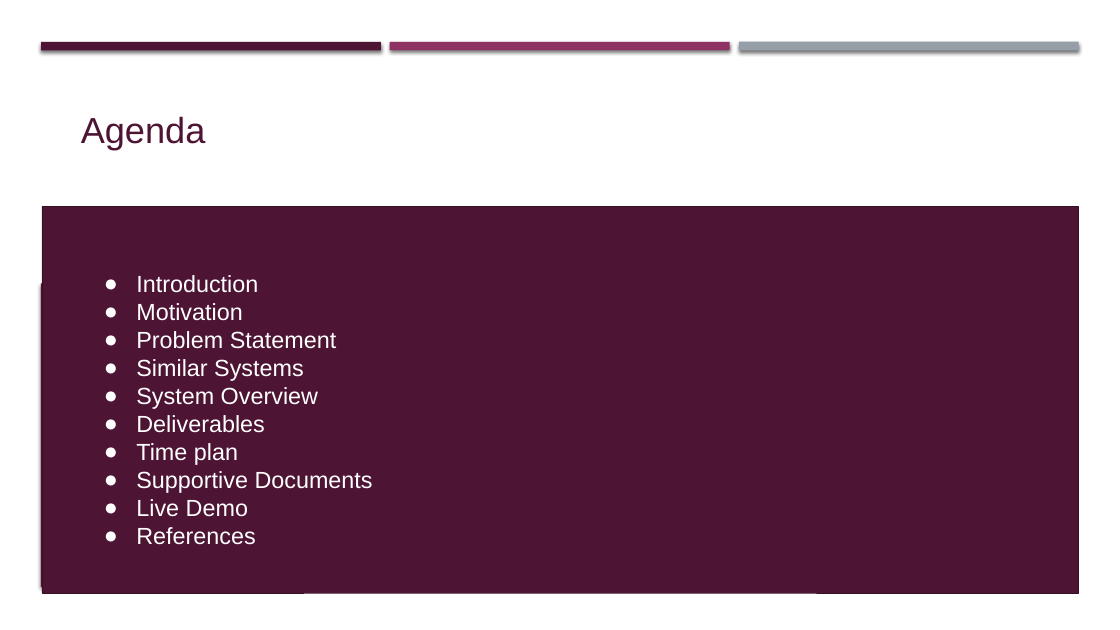
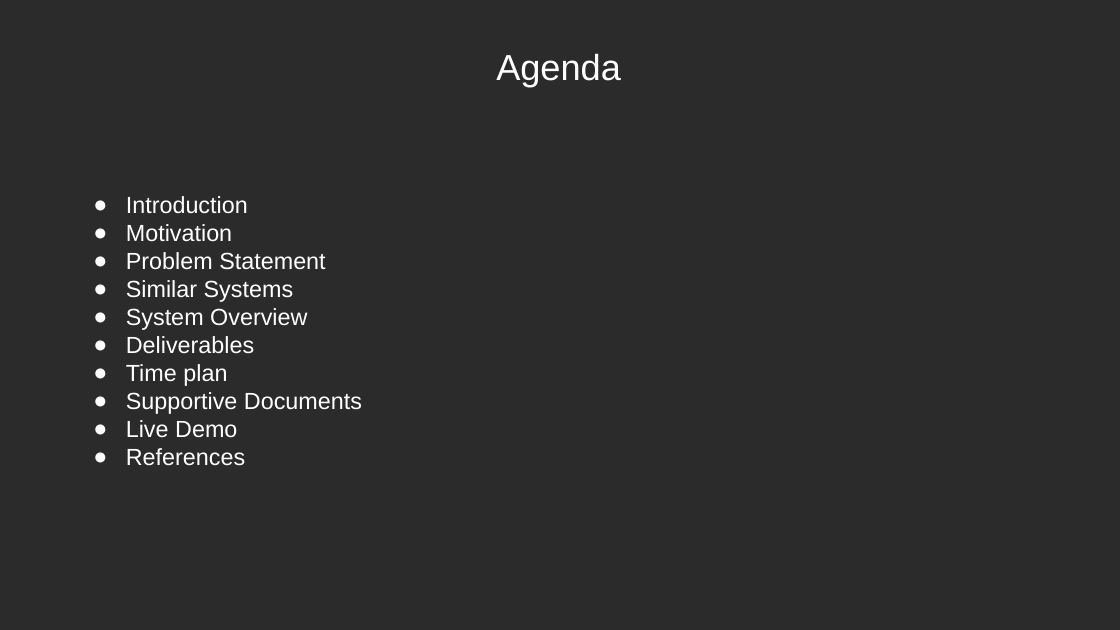
Before and after one commit to YoussifAssem/Genatac, a slide deck: slide 2 of E-Genetics/Proposal/genetics(2).pptx. Drawn at 1120x630 pixels with LibreOffice and Linux fonts; fonts in the diff are those of the drawing; background and template pictures are left out; a plain dark background stands for a picture behind light text. Boxes give left, top, right and bottom in pixels: in the first picture for what was removed or moved away, otherwise in the second. Text is boxed around its words. In the diff, an @@ line names an element or a change of style, - is before the commit and + after.

```diff
--- a/E-Genetics/Proposal/genetics(2).pptx
+++ b/E-Genetics/Proposal/genetics(2).pptx
@@ background #FFFFFF to picture (left out) @@
@@ rectangle removed at bbox=[41, 42, 381, 50] @@
@@ text "Agenda": place and size @@
-text "Agenda" at bbox=[81, 116, 206, 149]
+text "Agenda" at bbox=[496, 53, 621, 87]
@@ text "Agenda" at bbox=[496, 53, 621, 87]: text colour #4D1434 to #FFFFFF; alignment left to centre; vertical alignment top to middle @@
@@ rectangle removed at bbox=[390, 42, 730, 50] @@
@@ rectangle removed at bbox=[739, 42, 1079, 51] @@
@@ rectangle removed at bbox=[42, 207, 1078, 593] @@
@@ text "Introduction": place and size @@
-text "Introduction" at bbox=[136, 275, 373, 545]
+text "Introduction" at bbox=[126, 196, 362, 466]
@@ rectangle removed at bbox=[41, 283, 1075, 586] @@
```
Also in this commit, not shown: 12 other slides changed, 6 slides added, 8 slides removed, 2 other files.
